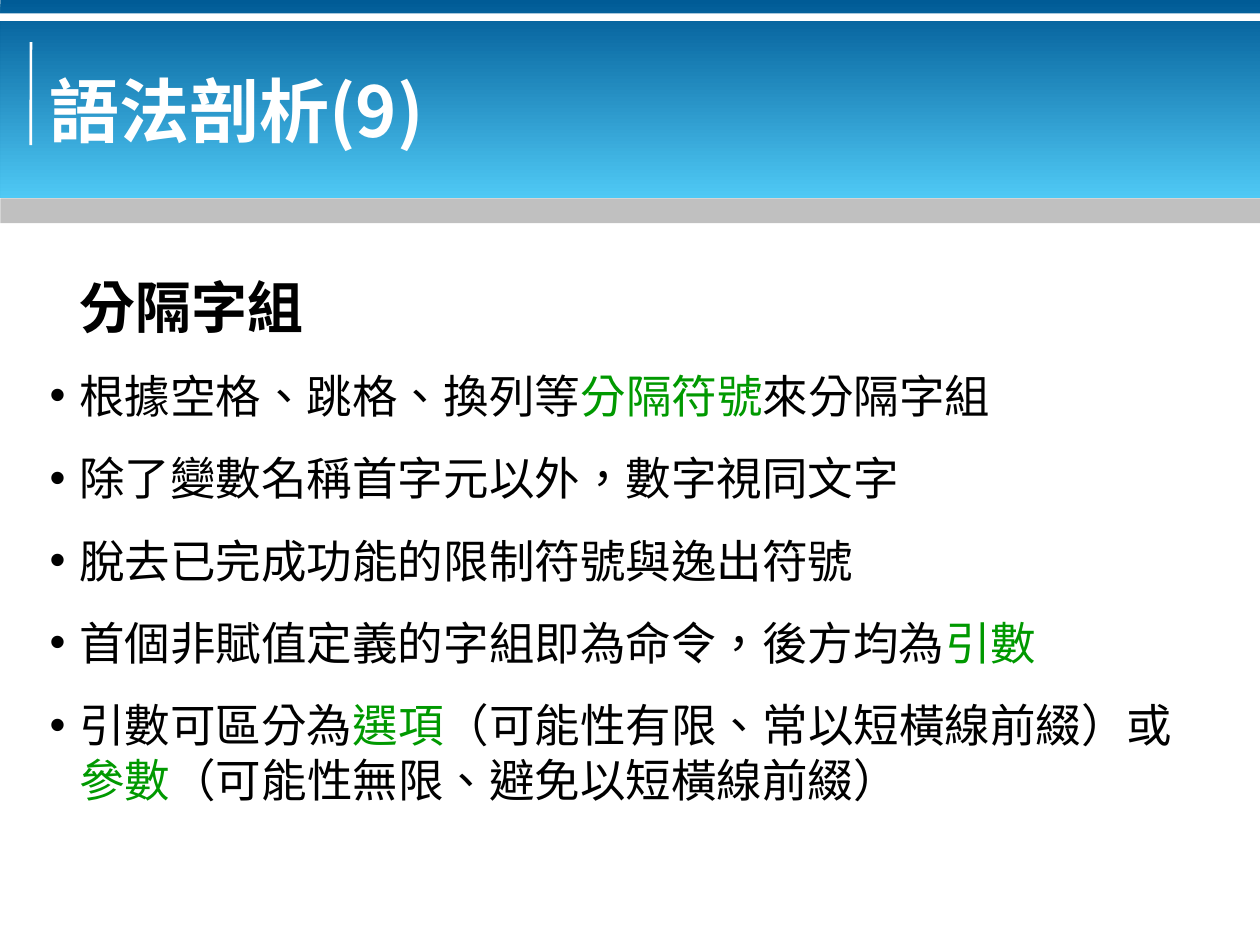
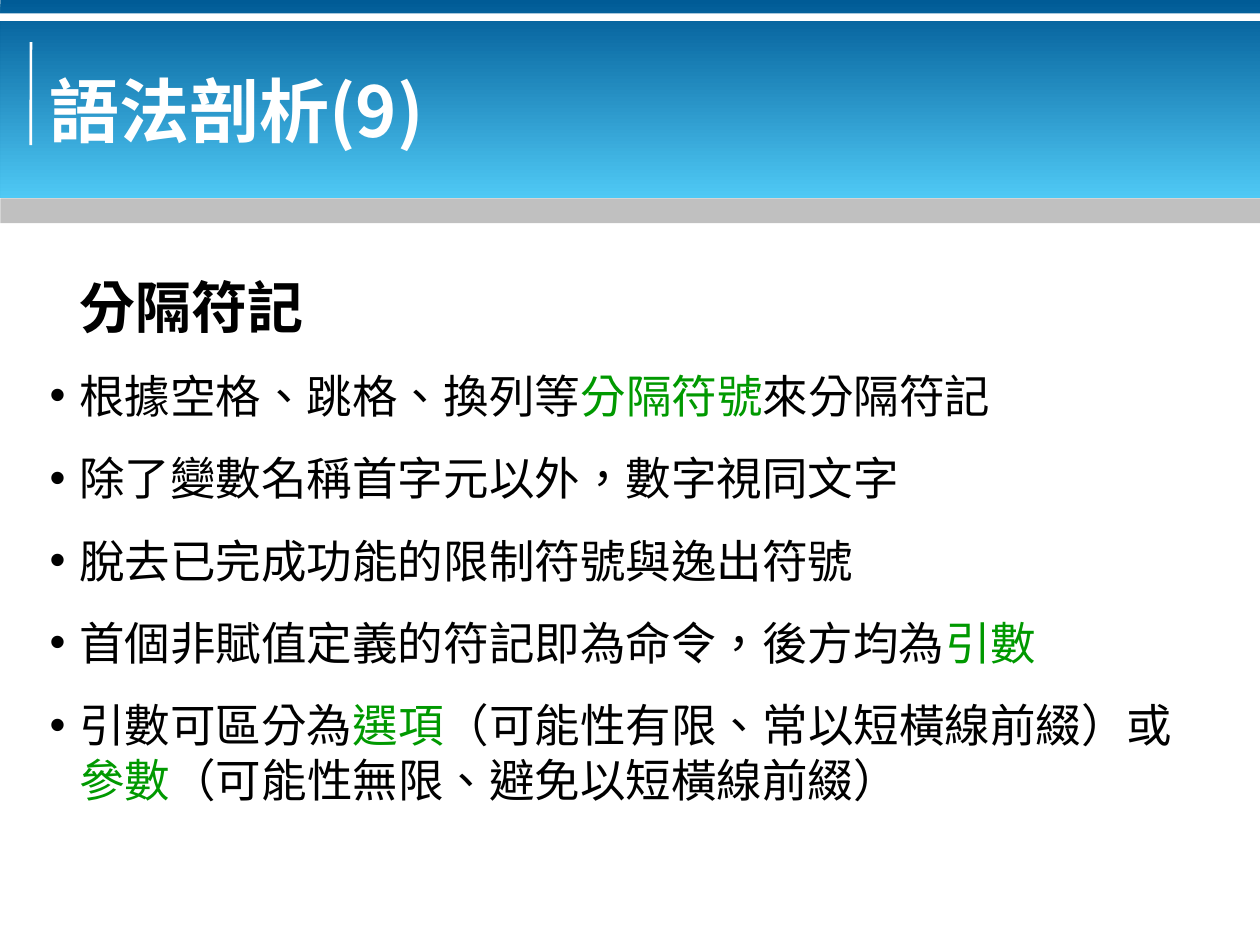
Before and after one commit to bluebat/.presentations, a slide deck: slide 15 of bash-basics.odp. Drawn at 1260x945 pixels with LibreOffice and Linux fonts; fonts in the diff are those of the drawing; background and template pictures are left out. Boxes give left, top, right and bottom in pixels: in the first picture for what was removed or moved away, otherwise in the second. Text is boxed around its words. In the diff, an @@ line names an element or a change of style, - is before the commit and + after.

```diff
--- a/bash-basics.odp
+++ b/bash-basics.odp
@@ text at [79,280,990,417]: text changed @@
-分隔字組
-• 根據空格、跳格、換列等分隔符號來分隔字組
+分隔符記
+• 根據空格、跳格、換列等分隔符號來分隔符記
@@ text at [79,621,1036,664]: text changed @@
-• 首個非賦值定義的字組即為命令，後方均為引數
+• 首個非賦值定義的符記即為命令，後方均為引數
```
Also in this commit, not shown: 5 other slides changed.
